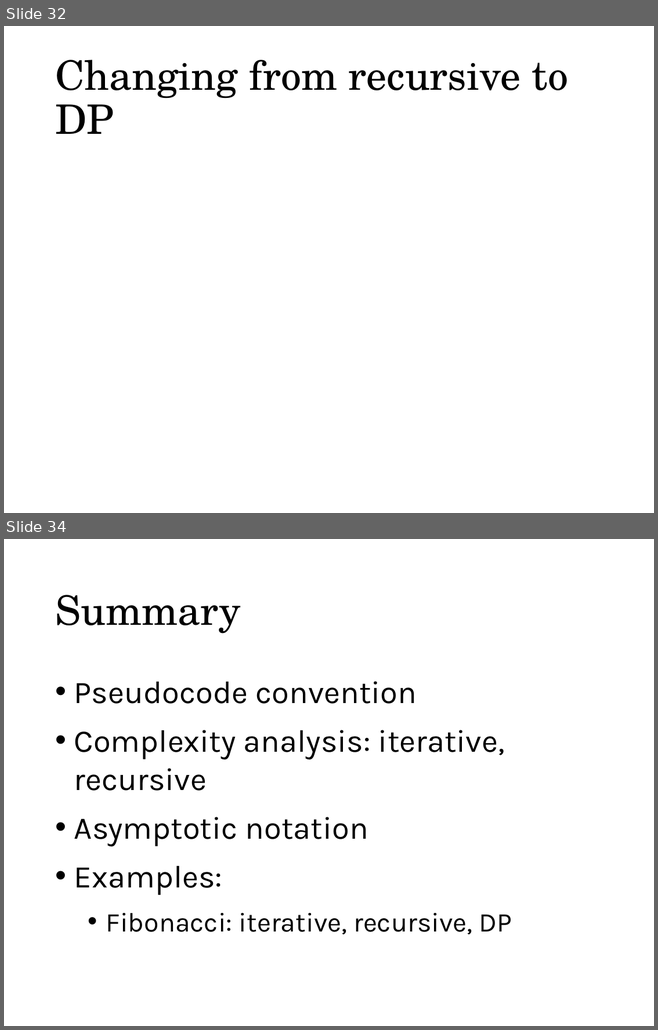
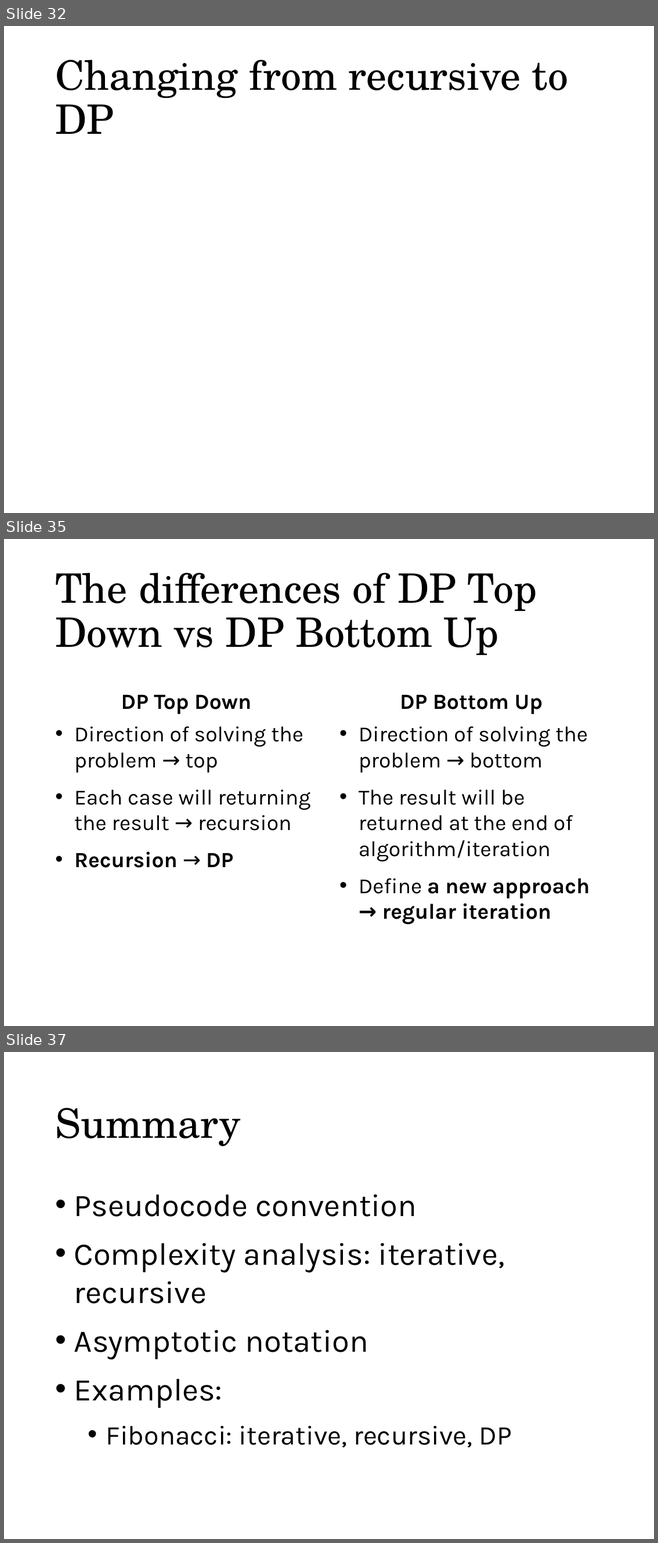
Before and after one commit to munif/paa-2, a slide deck: 161702/presentation/01 - Syllabus, Review of PAA 1/01. Syllabus, Review of PAA 1.pptx. Shown one above the other, each under a label of ours: slides 32 and 34 before the commit, slides 32, 35 and 37 after it; the slides between them are not shown. The pictures are 658x1030 and 658x1543 pixels, drawn with LibreOffice and Linux fonts; fonts in the diff are those of the drawing. Boxes give left, top, right and bottom in pixels: in the first picture for what was removed or moved away, otherwise in the second. Text is boxed around its words. In the diff, an @@ line names an element or a change of style, - is before the commit and + after.

```diff
--- a/161702/presentation/01 - Syllabus, Review of PAA 1/01. Syllabus, Review of PAA 1.pptx
+++ b/161702/presentation/01 - Syllabus, Review of PAA 1/01. Syllabus, Review of PAA 1.pptx
@@ slide 35 added at [4,539,654,1026], background #FFFFFF @@
@@ title added at [55,573,537,655], 45 pt, text #000000 @@
+The differences of DP Top Down vs DP Bottom Up
@@ text added at [121,694,251,714], 24 pt, text #000000, bold @@
+DP Top Down
@@ text added at [400,694,543,714], 24 pt, text #000000, bold @@
+DP Bottom Up
@@ text added at [74,726,311,868], 24 pt, text #000000 @@
+• Direction of solving the problem → top
+• Each case will returning the result → recursion
+• Recursion → DP
@@ text added at [358,726,589,925], 24 pt, text #000000 @@
+• Direction of solving the problem → bottom
+• The result will be returned at the end of algorithm/iteration
+• Define a new approach → regular iteration
@@ what was slide 34 is now slide 37 @@
```
Also in this commit, not shown: 1 slide changed, 2 other slides added, 1 slide removed, 4 other files.
